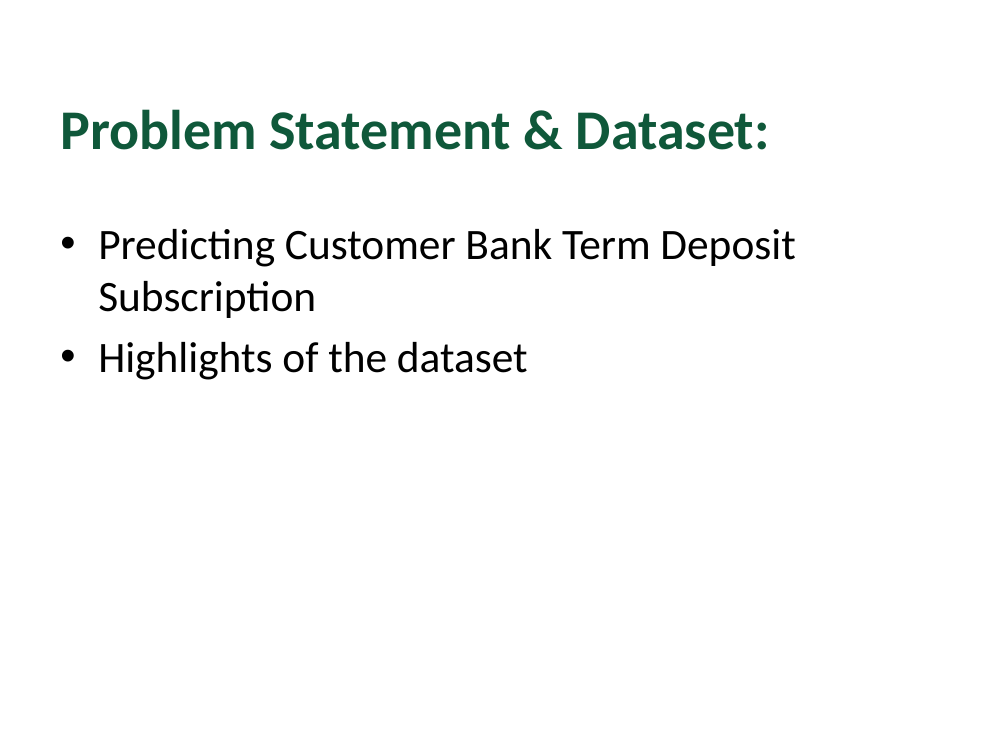
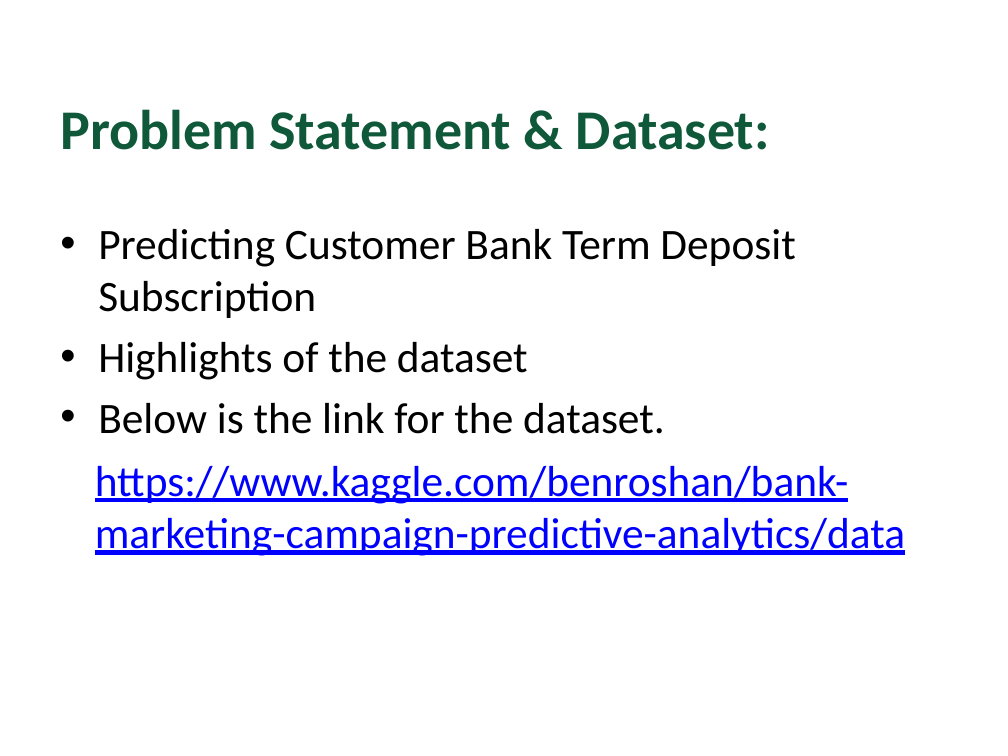
Before and after one commit to navveenn444/Term-Deposit, a slide deck: slide 2 of Big Data Presentation.pptx. Drawn at 1008x756 pixels with LibreOffice and Linux fonts; fonts in the diff are those of the drawing; background and template pictures are left out. Boxes give left, top, right and bottom in pixels: in the first picture for what was removed or moved away, otherwise in the second. Text is boxed around its words. In the diff, an @@ line names an element or a change of style, - is before the commit and + after.

```diff
--- a/Big Data Presentation.pptx
+++ b/Big Data Presentation.pptx
@@ text at (98,403,665,434): paragraph added @@
+• Below is the link for the dataset.
@@ text added at (95,466,905,556), 31 pt, text #0000FF, underline @@
+https://www.kaggle.com/benroshan/bank-marketing-campaign-predictive-analytics/data
```
Also in this commit, not shown: 5 other slides changed.
